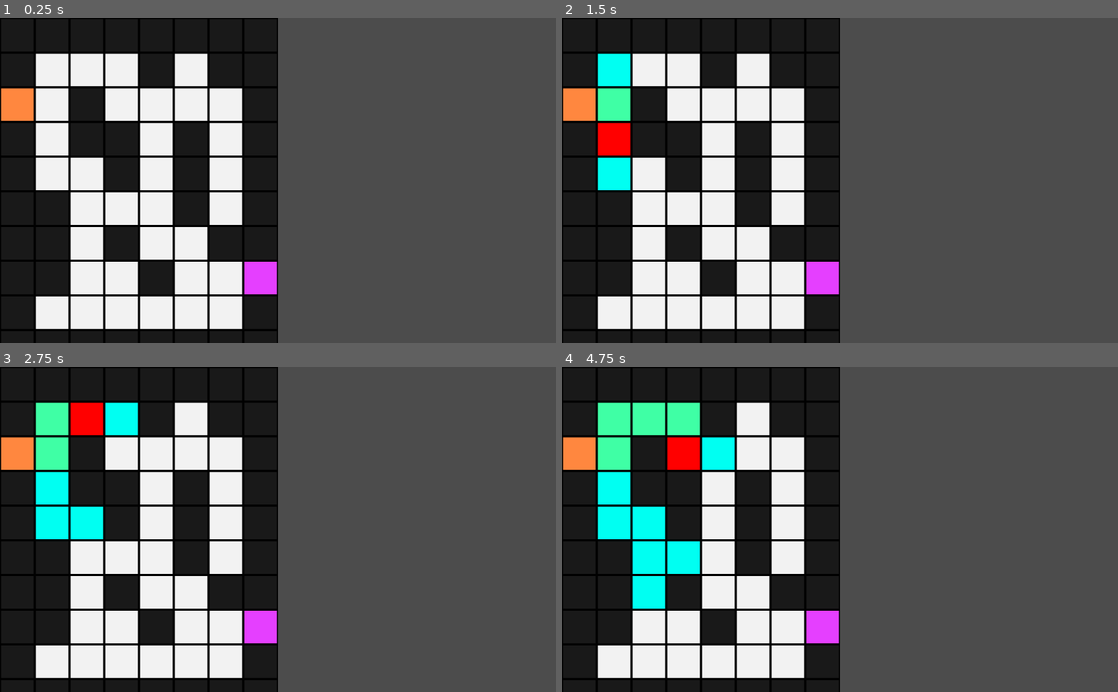
Above: before the commit, frames 1-4 (two rows, left to right).
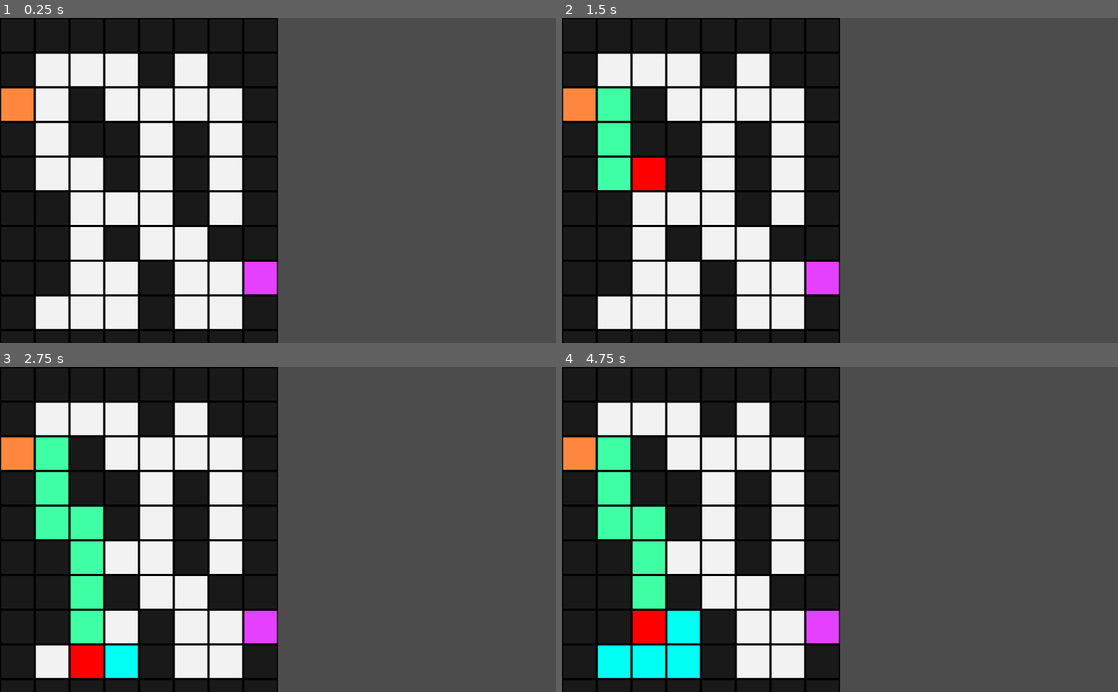
Above: after the commit, the same moments.

Repository: Tikitikitikidesuka/SSSV
Game: Godot game, scene res://Scenes/World.tscn
The game is run twice, just before and just after one commit, with the same random seed, the same clock (stepped at 60 frames per second) and the same inputs.
Inputs:
- Up to frame 1 (0.25 s): no input
- Up to frame 2 (1.5 s): tap Enter at 0.5 s; hold W (auto_next) 0.53-1.28 s; tap Space (next) at 0.8, 1.35 s
- Up to frame 3 (2.75 s): tap W (auto_next) at 1.55 s; tap Space (next) at 2, 2.3 s; hold W (auto_next) from 2.03 s (still down)
- Up to frame 4 (4.75 s): release W (auto_next) at 2.78 s; tap Space (next) at 2.85, 3.8, 4.35 s; tap W (auto_next) at 3.05, 4.55 s; tap Enter at 3.5 s; hold W (auto_next) 3.53-4.28 s

The runs differ from the first frame. In frame 1, 0.6% of the frame differs, in the area x 25-32%, y 85-96%; in frame 2, 3.0%; in frame 3, 7.3%; in frame 4, 10%, in the area x 6-32%, y 10-96%.

Commit message:
Added depth-first search algorithm

Diff:
--- a/Code/Graph2DSearch.gd
+++ b/Code/Graph2DSearch.gd
@@ -12,7 +12,7 @@
 func _ready():
 	pass
 
-func initAmplitud():
+func initAlgorithm():
 	finished = false
 	CP = [[graph2D.start]]
 	graph2D.getNode(graph2D.start).setVisited(true)
@@ -43,6 +43,32 @@
 				CP.pop_front()
 	return not finished
 
+func nextProfundidad():
+	if finished:
+		return false
+	var path = CP.front()
+	var lastNodePos = path.back()
+	var lastNode = graph2D.getNode(lastNodePos)
+	if lastNode.type == lastNode.Type.END or len(CP) == 0:
+		showFinished(CP.pop_front())
+		graph2D.uncheckNode()
+		CP = []
+		finished = true
+	else:
+		showPath(path)
+		if graph2D.checkingNode != lastNodePos:
+				graph2D.checkNode(lastNodePos)
+		else:
+			var neighbours = graph2D.getUnvisitedNeighbours(lastNodePos)
+			if len(neighbours) > 0:
+				graph2D.getNode(neighbours.front()).setVisited(true)
+				CP.push_front(path.duplicate() + [neighbours.front()])
+				print("something")
+			else:
+				print("nothing")
+				CP.pop_front()
+	return not finished
+
 func showPath(path, final = false):
 	for node in prevTempPath:
 		graph2D.getNode(node).tempPath = false
--- a/Code/World.gd
+++ b/Code/World.gd
@@ -13,7 +13,7 @@
 	3, 3, 2, 2, 2, 3, 2, 3,
 	3, 3, 2, 3, 2, 2, 3, 3,
 	3, 3, 2, 2, 3, 2, 2, 1,
-	3, 2, 2, 2, 2, 2, 2, 3,
+	3, 2, 2, 2, 3, 2, 2, 3,
 	3, 3, 3, 3, 3, 3, 3, 3
 	]
 
@@ -25,16 +25,16 @@
 	graph2D.init(Vector2(8,10), data)
 	add_child(graph2D)
 	searcher = Graph2DSearch.new(graph2D)
-	searcher.initAmplitud()
+	searcher.initAlgorithm()
 
 var timeCntr = 0.0
 var timeInterval = 0.1
 
 func _process(delta):
 	if Input.is_action_just_pressed("next"):
-		searcher.nextAmplitud()
+		searcher.nextProfundidad()
 	elif Input.is_action_pressed("auto_next"):
 		timeCntr += delta
 		if timeCntr > timeInterval:
-			searcher.nextAmplitud()
+			searcher.nextProfundidad()
 			timeCntr = 0.0
